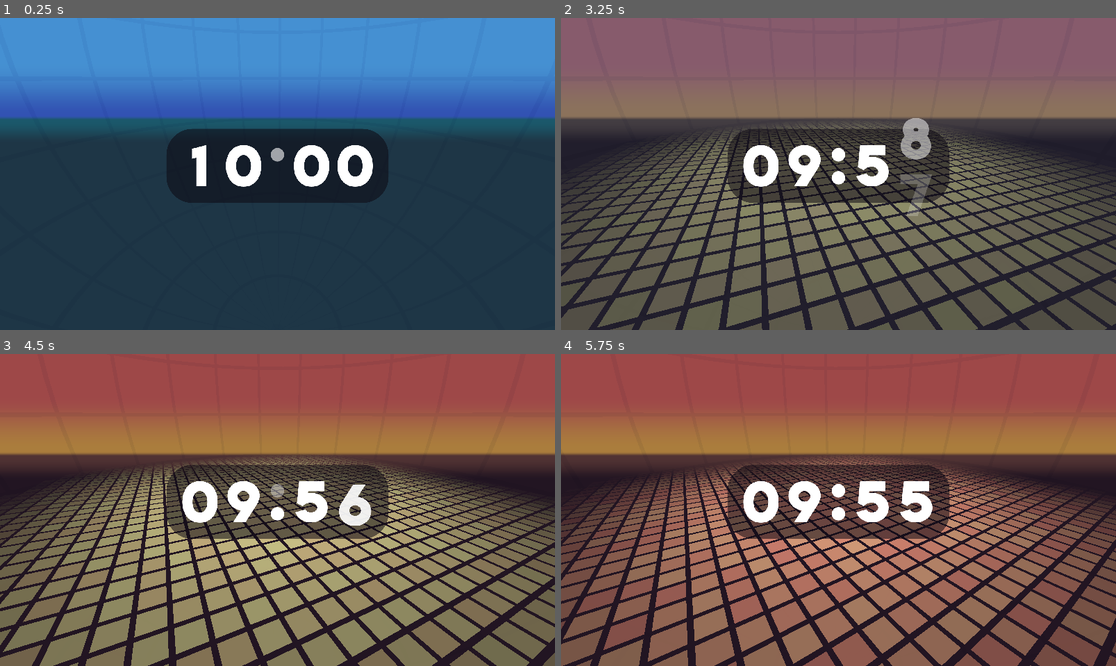
Above: before the commit, frames 1-4 (two rows, left to right).
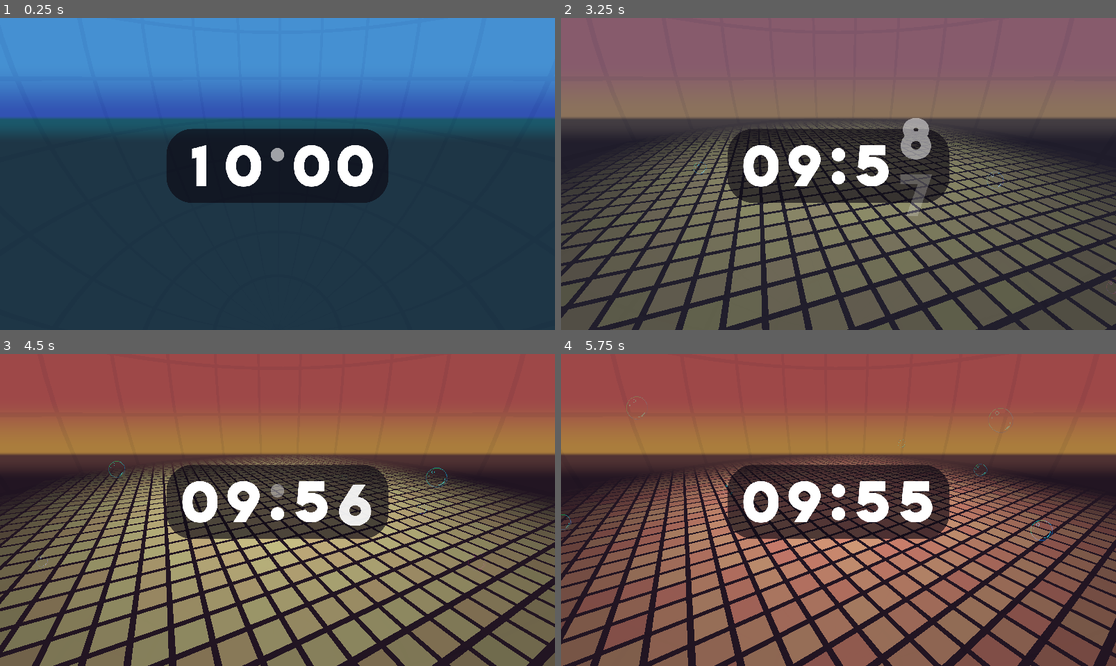
Above: after the commit, the same moments.

Repository: Tralexium/FA2021Countdown
Game: Godot game, scene res://Scenes/Main.tscn
The game is run twice, just before and just after one commit, with the same random seed, the same clock (stepped at 60 frames per second) and the same inputs. Sound files missing from this copy of the repository are replaced by a short silence.
Inputs:
- Up to frame 1 (0.25 s): no input
- Up to frame 2 (3.25 s): tap Enter at 0.5 s
- Up to frame 3 (4.5 s): no input
- Up to frame 4 (5.75 s): no input

The runs differ from the first frame. In frame 2, less than 0.1% of the frame differs, in the area x 23-100%, y 46-89%; in frame 3, 0.1%; in frame 4, 0.7%, in the area x 0-89%, y 13-60%.

Commit message:
Added bubble particles

Diff:
--- a/Scenes/Main.gd
+++ b/Scenes/Main.gd
@@ -16,6 +16,7 @@
 onready var nStarSkyboxLayer : MeshInstance = $"3DWorld/StarSkyboxLayer"
 onready var nSkyBox : MeshInstance = $"3DWorld/SkyBox"
 onready var nTween : Tween = $Tween
+onready var nAnimationPlayer : AnimationPlayer = $AnimationPlayer
 onready var nMusic : AudioStreamPlayer = $Music
 var spectrum : AudioEffectInstance
 var energy : float
--- a/Scenes/Main.tscn
+++ b/Scenes/Main.tscn
@@ -7,11 +7,59 @@
 [ext_resource path="res://Scenes/3D/StarSkyboxLayer.tscn" type="PackedScene" id=5]
 [ext_resource path="res://Resources/skybox_shader.tres" type="Material" id=6]
 [ext_resource path="res://Scenes/SkyController.gd" type="Script" id=7]
+[ext_resource path="res://Assets/bubble_particle.png" type="Texture" id=8]
 
 [sub_resource type="SphereMesh" id=3]
 
+[sub_resource type="SpatialMaterial" id=6]
+flags_transparent = true
+flags_unshaded = true
+vertex_color_use_as_albedo = true
+params_billboard_mode = 3
+particles_anim_h_frames = 4
+particles_anim_v_frames = 1
+particles_anim_loop = true
+albedo_texture = ExtResource( 8 )
+
+[sub_resource type="Gradient" id=7]
+offsets = PoolRealArray( 0.170732, 0.335366, 0.585366, 1 )
+colors = PoolColorArray( 1, 0.00390625, 0.89397, 0, 0, 0.53418, 1, 0.858824, 0, 1, 0.80957, 0.169838, 1, 1, 1, 0 )
+
+[sub_resource type="GradientTexture" id=8]
+gradient = SubResource( 7 )
+width = 100
+
+[sub_resource type="Curve" id=9]
+_data = [ Vector2( 0, 0.460227 ), 0.0, 0.0, 0, 0, Vector2( 1, 1 ), 0.0, 0.0, 0, 0 ]
+
+[sub_resource type="CurveTexture" id=10]
+width = 100
+curve = SubResource( 9 )
+
+[sub_resource type="ParticlesMaterial" id=11]
+emission_shape = 5
+emission_ring_radius = 110.0
+emission_ring_inner_radius = 110.0
+emission_ring_height = 0.0
+emission_ring_axis = Vector3( 0, 1, 0 )
+direction = Vector3( 0, 1, 0 )
+spread = 0.0
+gravity = Vector3( 0, 0, 0 )
+initial_velocity = 0.2
+linear_accel = 5.83
+tangential_accel = 0.5
+tangential_accel_random = 0.5
+scale = 25.0
+scale_random = 0.7
+scale_curve = SubResource( 10 )
+color_ramp = SubResource( 8 )
+anim_speed = 8.7
+anim_offset_random = 1.0
+
+[sub_resource type="QuadMesh" id=12]
+
 [sub_resource type="StyleBoxFlat" id=4]
-bg_color = Color( 0.0509804, 0.0352941, 0.0745098, 0.556863 )
+bg_color = Color( 0.0509804, 0.0352941, 0.0784314, 0.670588 )
 corner_radius_top_left = 90
 corner_radius_top_right = 90
 corner_radius_bottom_right = 90
@@ -40,6 +88,17 @@
 transform = Transform( 1, 0, 0, 0, 0.919568, 0.392932, 0, -0.392932, 0.919568, 0, 33.6156, 92.811 )
 far = 310.0
 
+[node name="Particles" type="Spatial" parent="3DWorld"]
+transform = Transform( 1, 0, 0, 0, 1, 2.98023e-08, 0, -2.98023e-08, 1, 0, 0, 0 )
+
+[node name="Particles" type="Particles" parent="3DWorld/Particles"]
+transform = Transform( 1, 0, 0, 0, 1, -5.32907e-15, 0, 5.32907e-15, 1, 0, -50.3266, -1.49985e-06 )
+material_override = SubResource( 6 )
+amount = 40
+lifetime = 9.03
+process_material = SubResource( 11 )
+draw_pass_1 = SubResource( 12 )
+
 [node name="InitialTimer" type="Control" parent="."]
 margin_left = 576.0
 margin_top = 384.0
@@ -67,4 +126,6 @@
 
 [node name="Tween" type="Tween" parent="."]
 
+[node name="AnimationPlayer" type="AnimationPlayer" parent="."]
+
 [connection signal="finished" from="Music" to="." method="_on_Music_finished"]
Binary file added: Assets/bubble_particle.png
Not shown, added: Assets/bubble_particle.png.import
Not shown: 1 places in Scenes/Main.tscn that only renumber resources
